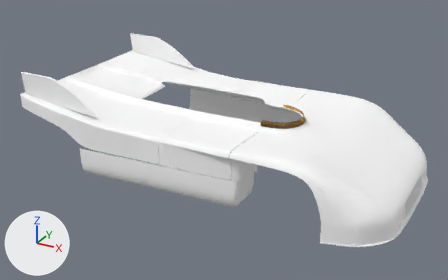
The Blender file Porsche908.blend: old version first, new version second.
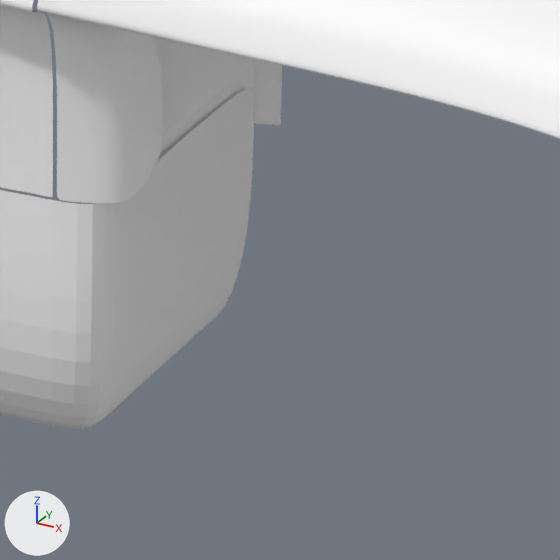
Each version appears first whole from a 50 mm camera at (3.7, -6.47, 4.7) aimed at (0.21, -0.13, 1.53), and next in a close-up on the part from 50% to 65% of the width and 56% to 79% of the height. Arrows for +X, +Y and +Z are at lower left; the lights stay in place.

Script lines for the objects in view, before the commit:
```python
ob_capotav = bpy.data.objects.new('CapotAv', me_plane_020)
ob_capotav.location = (0.0, 0.0, 0.0)
ob_capotav.rotation_euler = (1.571, 0.0, 0.0)  # degrees (90, 0, 0)
ob_capotav.scale = (1.0, 1.0, -1.0)
ob_plane_000 = bpy.data.objects.new('Plane.000', me_plane_000)
ob_plane_000.location = (-0.035, 0.0, 0.0)
ob_plane_000.rotation_euler = (1.571, 0.0, 0.0)  # degrees (90, 0, 0)
ob_plane_001 = bpy.data.objects.new('Plane.001', me_plane_003)
ob_plane_001.location = (0.0, 0.0, 0.0)
ob_plane_001.rotation_euler = (1.571, 0.0, 0.0)  # degrees (90, 0, 0)
# me_plane_003
# before: 32 (0.91, 1.33, 0.7), 35 (0.91, 1.54, 0.7), 36 (0.91, 1.57, 0.7), 42 (0.92, 1.54, 1.07), 43 (0.92, 1.33, 1.07)
# before: 45 (0.92, 1.57, 1.07)
# also in view: 'Plane' at (1.04, 0.0, 1.72); 'PorteD.001' at (0.44, -0.8, 1.78)
```
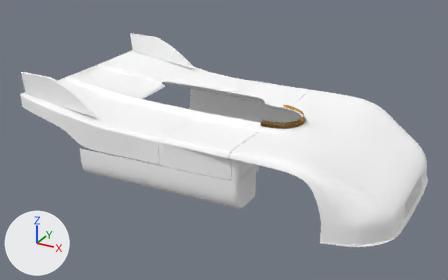
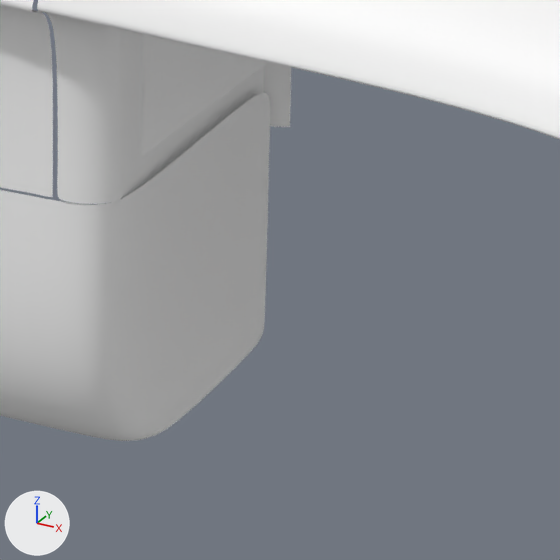
Boxes [x1, y1, x2, y2] around the edits, measured in the close-ups (560 x 560 px; the box of a moved part takes in the faces that stretch with it):
'Plane.001', reshaped: before [0, 89, 254, 429]; after [0, 93, 270, 441]
'Plane.000', reshaped, moved: before [158, 60, 282, 160]; after [121, 33, 291, 199]
part 2 of me_plane_000, moved or reshaped: before [169, 65, 282, 150]; after [177, 65, 291, 158]
part 3 of me_plane_000, moved or reshaped: before [158, 127, 170, 160]; after [121, 33, 178, 199]

Patch to the scene script:
```diff
--- a/Porsche908.blend.py
+++ b/Porsche908.blend.py
@@ me_plane_003 @@
 me_plane_003.from_pydata(...)  # 47 vertices, 32 faces, 1 loose edge; spans x -1.16..0.92, y 1.18..1.57, z 0.7..1.28
 # used by ob_plane_001; location = (0.0, 0.0, 0.0); rotation_euler = (1.571, 0.0, 0.0), in degrees (90, 0, 0)
-me_plane_003.vertices[28].co = (0.88, 1.2, 1.08)
-me_plane_003.vertices[29].co = (0.82, 1.18, 1.03)
-me_plane_003.vertices[33].co = (0.88, 1.2, 0.7)
-me_plane_003.vertices[34].co = (0.84, 1.18, 0.7)
-me_plane_003.vertices[38].co = (0.78, 1.2, 1.09)
-me_plane_003.vertices[39].co = (0.73, 1.18, 1.03)
-me_plane_003.vertices[44].co = (0.88, 1.2, 1.02)
-me_plane_003.vertices[46].co = (0.82, 1.18, 0.98)
+# me_plane_003 part 1
+for i in [32, 35, 36, 42, 43, 45]: me_plane_003.vertices[i].co += Vector((0.02, 0.0, 0.0))
+me_plane_003.vertices[28].co = (0.92, 1.2, 1.08)
+me_plane_003.vertices[29].co = (0.92, 1.18, 1.03)
+me_plane_003.vertices[33].co = (0.94, 1.2, 0.7)
+me_plane_003.vertices[34].co = (0.94, 1.18, 0.7)
+me_plane_003.vertices[38].co = (0.81, 1.2, 1.09)
+me_plane_003.vertices[39].co = (0.81, 1.18, 1.03)
+me_plane_003.vertices[44].co = (0.94, 1.2, 1.02)
+me_plane_003.vertices[46].co = (0.94, 1.18, 0.98)
 me_plane_003.materials.append(mat_blanc)
@@ me_plane_000 @@
 me_plane_000.from_pydata(...)  # 22 vertices, 13 faces; spans x 0.946..1.214, y 1.494..1.894, z 0.581..1.078
 # used by ob_plane_000; location = (-0.035, 0.0, 0.0); rotation_euler = (1.571, 0.0, 0.0), in degrees (90, 0, 0)
+# me_plane_000 part 2: all 19 vertices in x 0.946..1.214, y 1.494..1.894, z 0.581..1.051 are moved by (0.029, 0.0, 0.0)
+# me_plane_000 part 3: all 3 vertices in x 0.946, y 1.494..1.82, z 1.078 are moved by (0.029, 0.0, 0.015)
 me_plane_000.materials.append(mat_blanc)
@@ ob_plane_000 @@
 ob_plane_000 = bpy.data.objects.new('Plane.000', me_plane_000)
-ob_plane_000.location = (-0.035, 0.0, 0.0)
+ob_plane_000.location = (-0.05, 0.0, 0.0)
 ob_plane_000.rotation_euler = (1.571, 0.0, 0.0)  # degrees (90, 0, 0)
```
